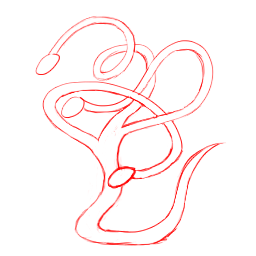
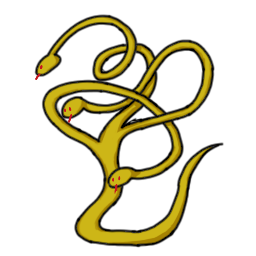
Layer changes from the first 256×256 image to the second:
added layer "Faces" above "Lines" over [35, 65, 121, 194]
renamed "Layer 3" to "Lines", painted on it over [34, 14, 225, 248]
added layer "Shadow" (soft light) above "Color" over [45, 15, 214, 247]
added layer "Color" above "Sketch" over [37, 17, 212, 245]
renamed "Layer 6" to "Sketch", hid it over [34, 14, 226, 248]
hid "Layer 5" over [34, 14, 226, 248]
